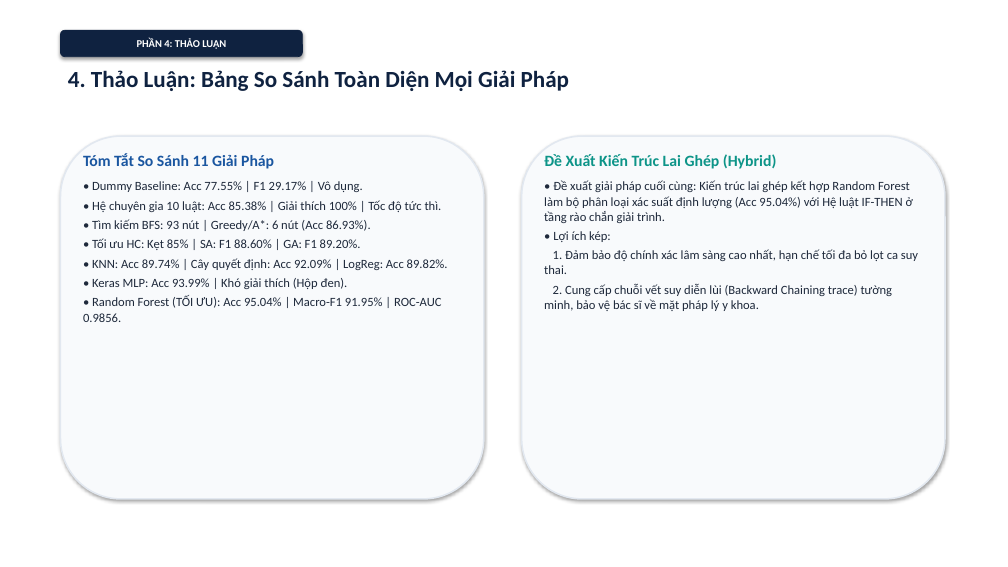
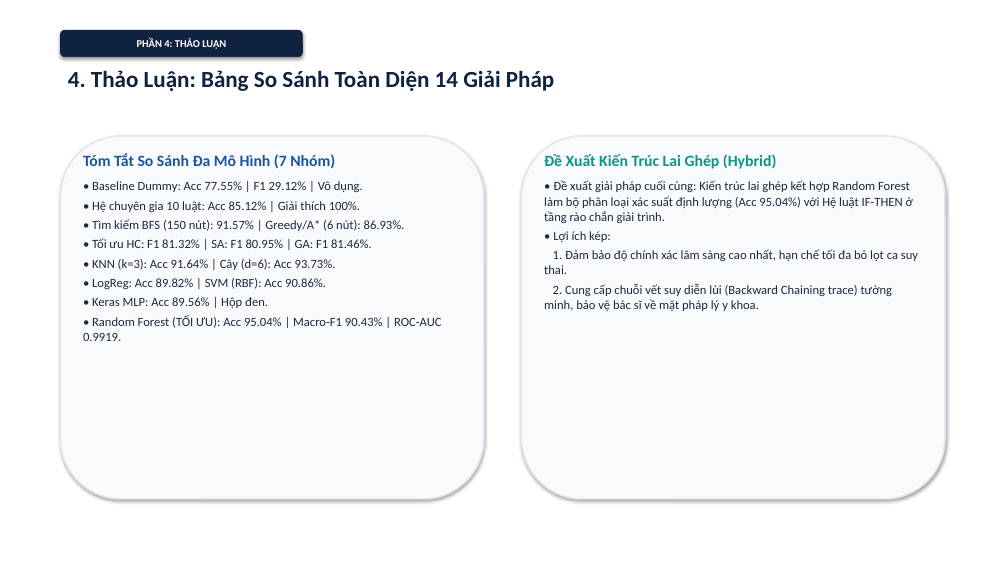
Before and after one commit to Escanor292/caimo, a slide deck: slide 14 of DT69_123000609_SlideThuyetTrinh.pptx. Drawn at 1008x567 pixels with LibreOffice and Linux fonts; fonts in the diff are those of the drawing. Boxes give left, top, right and bottom in pixels: in the first picture for what was removed or moved away, otherwise in the second. Text is boxed around its words. In the diff, an @@ line names an element or a change of style, - is before the commit and + after.

```diff
--- a/DT69_123000609_SlideThuyetTrinh.pptx
+++ b/DT69_123000609_SlideThuyetTrinh.pptx
@@ text at box(68, 70, 554, 91): text changed @@
-4. Thảo Luận: Bảng So Sánh Toàn Diện Mọi Giải Pháp
+4. Thảo Luận: Bảng So Sánh Toàn Diện 14 Giải Pháp
@@ text at box(83, 153, 441, 341): text changed @@
-Tóm Tắt So Sánh 11 Giải Pháp
-• Dummy Baseline: Acc 77.55% | F1 29.17% | Vô dụng.
-• Hệ chuyên gia 10 luật: Acc 85.38% | Giải thích 100% | Tốc độ tức thì.
-• Tìm kiếm BFS: 93 nút | Greedy/A*: 6 nút (Acc 86.93%).
-• Tối ưu HC: Kẹt 85% | SA: F1 88.60% | GA: F1 89.20%.
-• KNN: Acc 89.74% | Cây quyết định: Acc 92.09% | LogReg: Acc 89.82%.
-• Keras MLP: Acc 93.99% | Khó giải thích (Hộp đen).
-• Random Forest (TỐI ƯU): Acc 95.04% | Macro-F1 91.95% | ROC-AUC 0.9856.
+Tóm Tắt So Sánh Đa Mô Hình (7 Nhóm)
+• Baseline Dummy: Acc 77.55% | F1 29.12% | Vô dụng.
+• Hệ chuyên gia 10 luật: Acc 85.12% | Giải thích 100%.
+• Tìm kiếm BFS (150 nút): 91.57% | Greedy/A* (6 nút): 86.93%.
+• Tối ưu HC: F1 81.32% | SA: F1 80.95% | GA: F1 81.46%.
+• KNN (k=3): Acc 91.64% | Cây (d=6): Acc 93.73%.
+• LogReg: Acc 89.82% | SVM (RBF): Acc 90.86%.
+• Keras MLP: Acc 89.56% | Hộp đen.
+• Random Forest (TỐI ƯU): Acc 95.04% | Macro-F1 90.43% | ROC-AUC 0.9919.
```
Also in this commit, not shown: 13 other slides changed, 15 other files.
